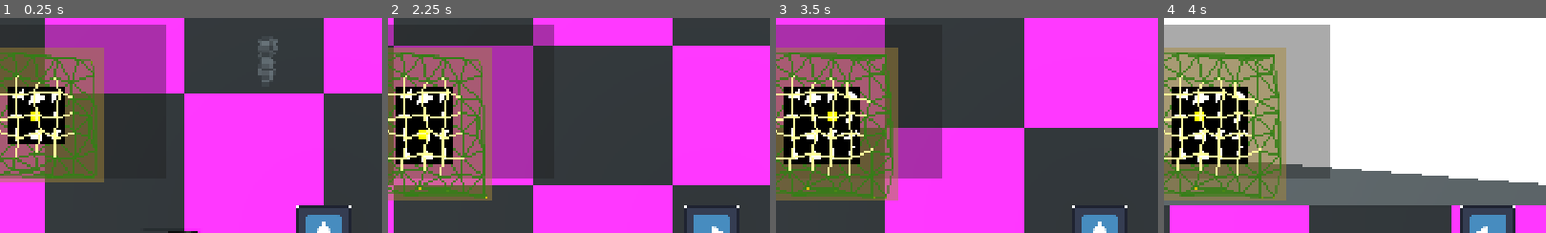
Above: before the commit, frames 1-4 (left to right).
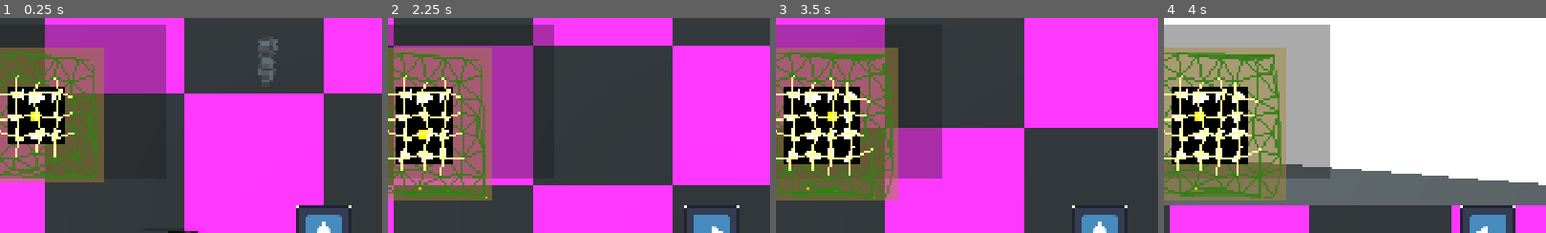
Above: after the commit, the same moments.

Repository: GammaRayTea/project-3-primordial-mass
Game: Godot game, scene res://main.tscn
Same seed, same stepped clock (60 frames per second), same inputs: the game is played once before the commit and once after it. The engine's default icon, where the game draws it, is replaced by a stand-in: a white triangle on a blue panel in a dark square.
Inputs:
- Up to frame 1 (0.25 s): no input
- Up to frame 2 (2.25 s): hold D (move_right) 0.53-1.28 s; tap E (interact) at 0.6, 2.1 s; hold S (move_down) 1.28-2.03 s; tap Shift (sprint) at 1.35 s; hold D (move_right) from 2.03 s (still down)
- Up to frame 3 (3.5 s): release D (move_right) at 2.78 s; hold W (move_up) from 2.78 s (still down); tap Shift (sprint) at 2.85 s
- Up to frame 4 (4 s): release W (move_up) at 3.53 s; hold A (move_left) from 3.53 s (still down); tap E (interact) at 3.6 s
The pictures show only the part of the screen within x 8-58%, y 0-50%; the shares and areas given below are measured in that part.

The runs differ from the first frame. In frame 1, 0.1% of the frame differs, in the area x 2-17%, y 32-58%; in frame 2, 0.2%; in frame 3, 0.4%, in the area x 2-21%, y 32-68%; in frame 4, 0.3%.

Commit message:
changed the randeom points position from corner to inside the room
also implemented a loop in mesh gen

Diff:
--- a/game/environment/room_generation/room_generator.gd
+++ b/game/environment/room_generation/room_generator.gd
@@ -34,7 +34,6 @@
 				or doIntersect([[[center_lc.x, center_lc.y], [connected_cell_points[i].x, connected_cell_points[i].y]], [[current_sub_cell_x + 1.0, current_sub_cell_y], [current_sub_cell_x + 1.0, current_sub_cell_y + 1.0]]]):
 					value = true
 					break
-
 			bit_map.set_bit(current_sub_cell_x,current_sub_cell_y,value)
 
 	#generate four additional room corners
@@ -44,15 +43,14 @@
 	#put the original center at the right corner possition
 	if (center_lc.x > _size/2.0):
 		if (center_lc.y > _size/2.0):
-			room_corners[0] = center_lc
+			room_corners[0] = center_lc + (Vector2(_size, _size) - center_lc) / 2.0
 		else:
-			room_corners[3] = center_lc
+			room_corners[3] = center_lc + (Vector2(_size, 0.0) - center_lc) / 2.0
 	else:
 		if (center_lc.y > _size/2.0):
-			room_corners[1] = center_lc
+			room_corners[1] = center_lc + (Vector2(0.0, _size) - center_lc) / 2.0
 		else:
-			room_corners[2] = center_lc
-
+			room_corners[2] = center_lc - center_lc/2
 
 	#adjust grid with new room
 	#set the boundry and everything in the boundry true
--- a/game/environment/room_generation/room_mesh_gen.tres.gd
+++ b/game/environment/room_generation/room_mesh_gen.tres.gd
@@ -5,6 +5,9 @@
 var connecting_points: Array = [Vector2(randf() * 16 - 16, randf() * 16), Vector2(randf() * 16, randf() * 16 -16), Vector2(randf() * 16 + 16, randf() * 16), Vector2(randf() * 16 - 16, randf() * 16 + 16)]
 
 func build_mesh(_grid: Array[Array]) -> void:
+	var roomGen = RoomGen.new()
+	var room_layout = roomGen.room_generator(size, center, connecting_points)
+	var mesh: Mesh
 
 	# Array setup
 	var surface_array_ground = []
@@ -16,16 +19,9 @@
 	var indices_ground = PackedInt32Array()
 
 	var generate = func(_x: float, _y: float, _height: float) -> void:
-		verts_ground.append(Vector3(_x, _y, _height))
-		normals_ground.append(Vector3(0, 1, 0))
-		verts_ground.append(Vector3(_x + 1.0, _y, _height))
-		normals_ground.append(Vector3(0, 1, 0))
-		verts_ground.append(Vector3(_x + 1.0, _y + 1.0, _height))
-		normals_ground.append(Vector3(0, 1, 0))
-		verts_ground.append(Vector3(_x, _y + 1.0, _height))
-		normals_ground.append(Vector3(0, 1, 0))
 		for i in range(4):
-			Vector2(snappedf(sin((i + 1.5) * PI/2), 1.0), snappedf(sin((i + 0.5) * PI/2), 1.0)) + Vector2(1, 1)
+			verts_ground.append(Vector3(_x + (0.5 * snappedf(sin((i + 1.5) * PI/2), 1.0)) + 0.5, _y + (0.5 * snappedf(sin((i + 0.5) * PI/2), 1.0)) + 0.5, _height))
+			normals_ground.append(Vector3(0, 1, 0))
 
 	for current_sub_cell_x in range(roomGen.size):
 		for current_sub_cell_y in range(roomGen.size):
@@ -33,8 +29,6 @@
 				generate.call(current_sub_cell_x, current_sub_cell_y, 2.0)
 			else:
 				generate.call(current_sub_cell_x, current_sub_cell_y, 2.0)
-
-
 
 	# Assign arrays to surface array.
 	surface_array_ground[Mesh.ARRAY_VERTEX] = verts_ground
